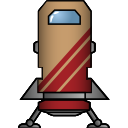
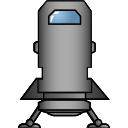
The second w=128, h=128 image is a revision of the first. Changes to its layers:
hid "Box" over <box>18,0,110,128</box>
painted on "Box Base" over <box>23,1,107,110</box>
